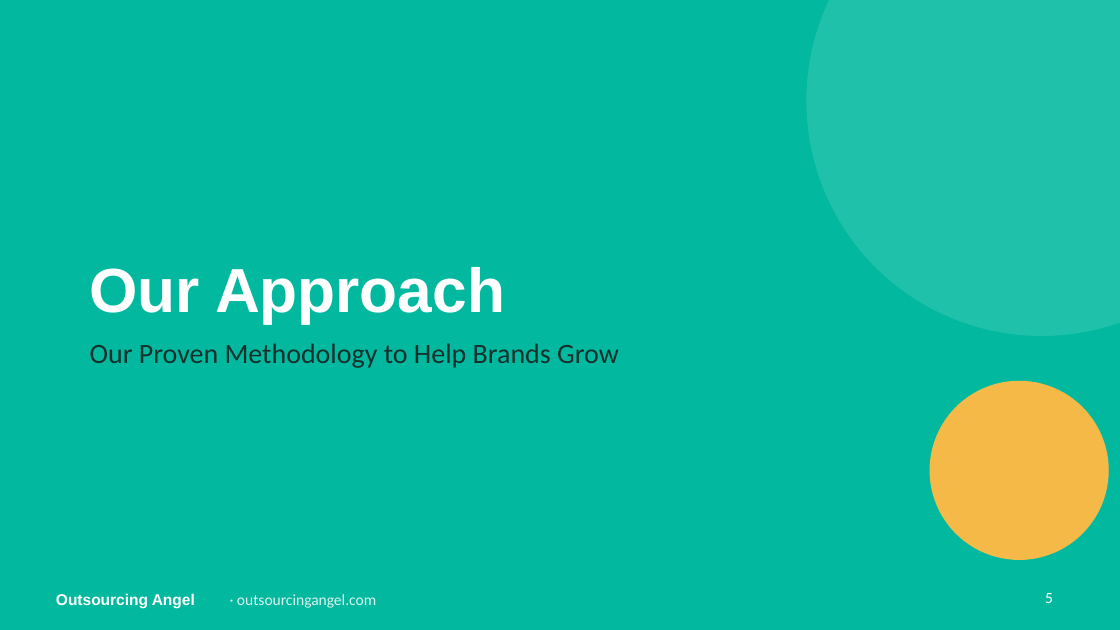
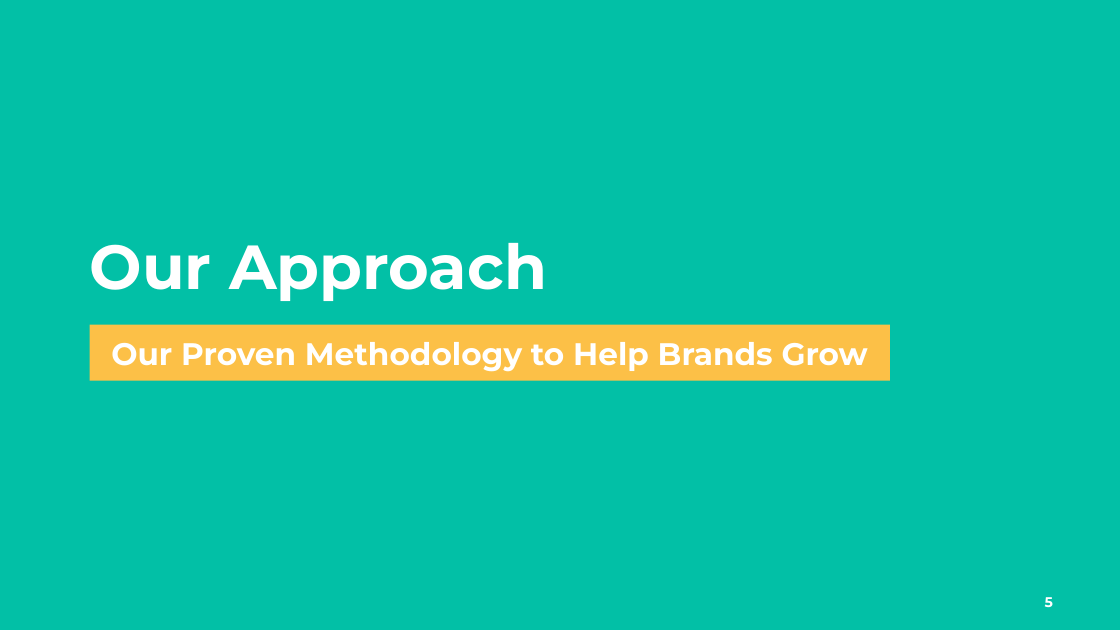
Before and after one commit to gail-gif/OA, a slide deck: slide 5 of WebVine_Marketing_Strategy_Review_Proposal_OA.pptx. Drawn at 1120x630 pixels with LibreOffice and Linux fonts; fonts in the diff are those of the drawing; background and template pictures are left out. Boxes give left, top, right and bottom in pixels: in the first picture for what was removed or moved away, otherwise in the second. Text is boxed around its words. In the diff, an @@ line names an element or a change of style, - is before the commit and + after.

```diff
--- a/WebVine_Marketing_Strategy_Review_Proposal_OA.pptx
+++ b/WebVine_Marketing_Strategy_Review_Proposal_OA.pptx
@@ background #02B99F to #02C0A6 @@
@@ ellipse removed at <box>806,0,1120,336</box> @@
@@ title "Our Approach": place and size @@
-title "Our Approach" at <box>90,267,505,323</box>
+title "Our Approach" at <box>90,243,547,301</box>
@@ title "Our Approach" at <box>90,243,547,301</box>: font Arial to Montserrat @@
@@ text "Our Proven Methodology to Help ...": place and size @@
-text "Our Proven Methodology to Help ..." at <box>90,343,619,368</box>
+text "Our Proven Methodology to Help ..." at <box>111,342,868,372</box>
@@ text "Our Proven Methodology to Help ..." at <box>111,342,868,372</box>: size 18 to 20 pt, font Calibri to Montserrat, text colour #16302C to #FFFFFF, bold on; alignment left to centre; less space between paragraphs; vertical alignment top to middle @@
@@ rectangle added at <box>90,325,890,381</box>, fill #FCC047 @@
@@ ellipse removed at <box>930,381,1109,560</box> @@
@@ text removed at <box>56,593,195,608</box> @@
-Outsourcing Angel
@@ text removed at <box>237,594,376,608</box> @@
-· outsourcingangel.com
@@ page number at <box>1045,597,1053,607</box>: size 10 to 9 pt, font Calibri to Montserrat, bold on @@
```
Also in this commit, not shown: 34 other slides changed.
